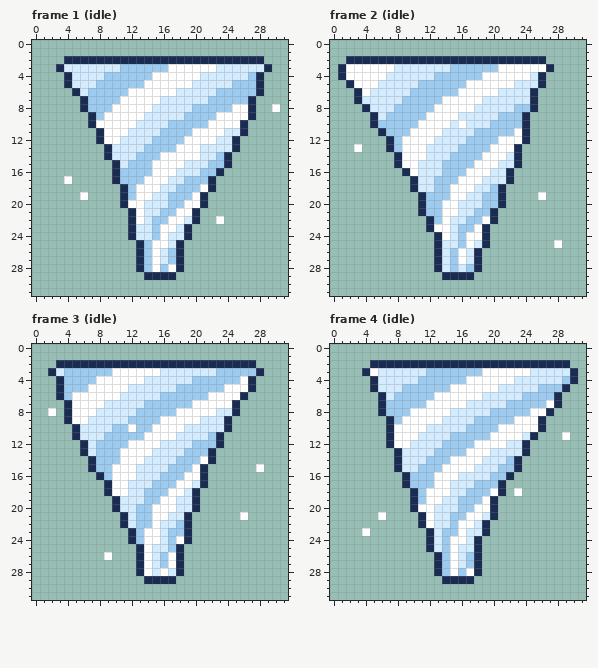
A pixel-art file gets an edit: topdownshooter/Assets/### Different Engine/NewSprites/Asesprites/VFX/Weapons/IceCloud/ic_icon_evolved.aseprite. Above, as it was before the edit.
32x32 pixels, 4 frames. Shown: frame 1 (idle), frame 2 (idle), frame 3 (idle), frame 4 (idle).
The result:
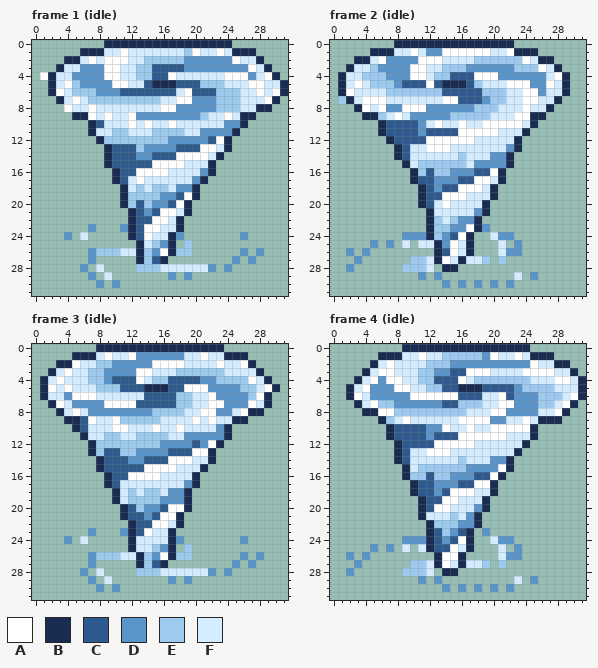
Palette (. is transparent): A #ffffff  B #1a2c52  C #2f5a8e  D #5a94c8  E #9ccbef  F #d4ecff
Difference:
Changed rows in their new state; - is an unchanged pixel.
Frame 1 (idle):
first column x 1:
 0 --------BBBBBBBBBBBBBBBB-------
 1 -----BBBFFAFFFFFFFEAFFAFBBB----
 2 -----FAFAAAFFEEEEEDDDDDDAFF----
 3 -----DDDAAFF--CCCCDDDDDDDDA----
 4 ABFFDDDDAAFF--CC-FFF---AAADFAB-
 5 -BFAEDDDDAAFFCBBBCCCEEE-FFAAFFB
 6 -BAFEE-DDDCCCCCCC-ACCC---FFAFAB
 7 --BFAF----EEEEE--AADDD---FFFAB-
 8 ---AFFAFFFFFFF-AADDDDD--EFFBB.-
 9 ----BBAF-FF-DDDDDDDD-FF-FB-----
10 -------CFFF--A--AFFFFFFDD------
11 ------BFFEE---E---FFDDDDB.-----
12 --------EEEEEE--DDDDDCAB.------
13 ---------CCCEDDDDCCCAA-B.------
14 ---------CCCDDCCC---A-B.-------
15 --------BCCCCC-------B..-------
16 ----------CCAA--F---DB.--------
17 ---.------CFAFFF--FDB.---------
18 -----------FEFEE-DDB..---------
19 -----.------EEEDDCAB.----------
20 -----------ECEDDCAB..----------
21 ------------CDCAAFB.-----------
22 ------------CCAAFB..--.--------
23 ------D---D-CAAFFB.------------
24 ---D-F------CAFFBD.------D-----
25 -------------FEDB.E------------
26 ------DEEEFF--DABEE------D-D---
27 ------D-------CB..------D-D----
28 -----D-F----E-EFFFFFFD-D-------
29 ------D-F----...D-D------------
30 -------D-D---------------------
Frame 2 (idle):
first column x 1:
 0 -------BBBBBBBBBBBBBBB-------
 1 ----BBBFFAFDDAAAAAAFFABBB----
 2 -.--FADDDDAAAFFFFEEEEEEAF-B--
 3 .BFFEDDDDAA--E--DDDDDDEEE-FB-
 4 -FFEEEDDDAA---CCCA--DDDDDDFAB
 5 BF-FEEEDCCCACBBBCEFFF-AADDAFB
 6 BAFF--EEE----CCCCCEEE--AADFFB
 7 EBFAAA--FFFFF--CCCDEE--AAFFB-
 8 --BA-ADDAAADDDDDDEEE--FAFFB--
 9 ---B-EFAFDDDDDEEEEE-FFAABB---
10 ----.BCCCCDF-F----AAAAAFB----
11 ------CCCCDCCCCAAAAAFFF------
12 -------CCCC-AAAAAFFFFFB.-----
13 --.---.BCFFAAA-FFFFFFD-------
14 --------CFF---F-FFFDDB.------
15 -------.BFEEE---FDDDDB.------
16 --------.BECE-DDDCCAB.-------
17 ----------CCDDDCC-A-B.-------
18 ---------.BCDCC--A-B.--------
19 -----------CCA----FB.----.---
20 -----------CF-F---B..--------
21 ----------.BFFF--DB.---------
22 -------------FEDDB..---------
23 ------------EEDDABD----------
24 --------DDDBEDCAB..FDD-------
25 ----D-D-F-FF-DAFB..-F-D----.-
26 -D-D---------CAFB.--FDD------
27 --D------EEF-AFB-FE-E--------
28 -D------EEEF.BB...-----------
29 ----------D-D....-----F-D----
30 -------------D-D-D-D-D-------
Frame 3 (idle):
first column x 1:
 0 -------BBBBBBBBBBBBBBBB-------
 1 ----BBBFAFFADDDDDDFFAFFBBB----
 2 ----AFFEEDDDDDAAAAFFFFAFFA----
 3 ---AFF--DDDD--F--EEEEE-FFFF---
 4 BFAFFF-EDCCC--EECCCCDD---EAFB-
 5 BAFAFFFEEECCCBBBCCAAADDDDEEFAB
 6 BFFD---FFF---CCCC--FF-DDDDEAB-
 7 -BAFDDDDAAAACCCCC--FF--DDDAFB-
 8 -.BF-FDDDDDDDD---EFF--DDFABB--
 9 ----BCA--AE----FFFF--A-FBB----
10 -----C---AAFFF-FF-----D-------
11 ----.B----FF-EEEF-DDDDDB------
12 -----.B----EEEEDDDDCDA--------
13 -----.B-CCEEDDDDCCCAA---------
14 ------.BCCCDDCCCAAAFF---------
15 ------.BCCCCCAAAAFFF-------.--
16 -------.BCC-AAAFFFFB.---------
17 ---------CF---FFFFDB.---------
18 --------.BFE---FDDB.----------
19 -----------EE--DDDB.----------
20 ---------.BC-DDC-AB.----------
21 -----------CCDC-AB.------.----
22 ----------.BCC-A-B.-----------
23 ------D---D-C-F-B..-----------
24 ---D-F------FFF-BD.------D----
25 -----------BFFEDB.E-----------
26 ------DEEEFF-EDABEE------D-D--
27 ------D------ECB..------D-D---
28 -----D-F----EEEF-FFFFD-D------
29 ------D-F----...D-D-----------
30 -------D-D--------------------
Frame 4 (idle):
first column x 2:
 0 -------BBBBBBBBBBBBBBBB-------
 1 ----BBBFFAFFEEEEEDAFFAFBBB----
 2 ----FAFFFFEEEDDDDDDDDDDAFF----
 3 ---FAA---E-DDCCAA-FFFF-AAA----
 4 -BFADAA----CCCAFEEEEEEE---AAFB
 5 BFADDDAAFF--CCBBBCCCCDEE--FFFB
 6 BAFDDDDDAAA---CCC--ACDDD--EFAB
 7 -BFAE-DDDDDDCCEEE--AADDD-EFAB-
 8 --BBAA--EEEEEEE---AADDDDFFAB--
 9 ----BEF-FFFF--AAAADDFF-F-BB---
10 ------CCCCDDA--AFFA----B.-----
11 ------CCCCDCCCAAAA--FF-----.--
12 -----.BCCCCAAAAAFFFF----------
13 -------C--AAAFFFFF---B.-------
14 -------C--FFFFEFF-DDB.--------
15 ------.B----EEEDDDDAB.--------
16 ----------CEEDDDCCAB.---------
17 -------.BCCDDDCCAAB.----------
18 ---------CCDCAAAFFB.-.--------
19 --------.BCCAAFFFB.-----------
20 --------.BCAA-FFDB.-----------
21 ----.-----F---FDB..-----------
22 ---------.BEE-DDB.------------
23 --.--------C-DCB.D------------
24 -------DDD-CDC-B.-FDD---------
25 ---D-D-F-F-CC--B.--F-D--------
26 D-D---------A-B..--FDD--------
27 -D------EEF-AFBFFE-E----------
28 D------EEEF.BB...-------------
29 ---------D-D....-----F-D------
30 ------------D-D-D-D-D---------
